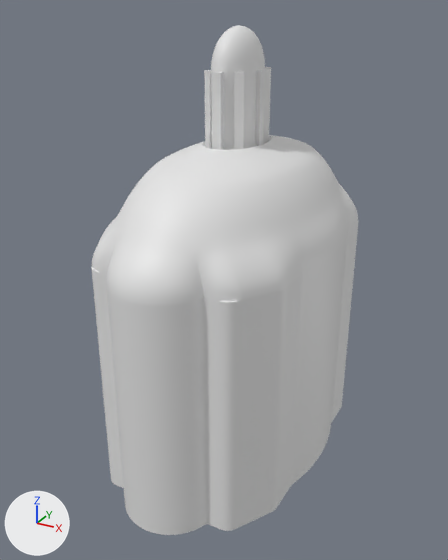
Two versions of the glTF model models/grammar/grammar_45.glb, one commit apart.
Rendered twice from a camera (50 mm lens) standing at (2.55, -4.89, 4.14) and looking at (-0.06, -0.15, 1.77). The lights are fixed; the arrows at lower left show +X, +Y and +Z. The picture after the commit comes second.

The first picture shows 'cupola_0', 'lantern_0', 'lantern_col', 'vault_0', 'walls'.
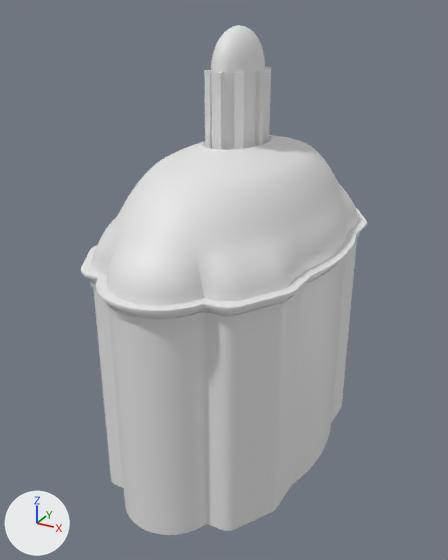
What differs and where, as boxes [x1, y1, x2, y2] in the pictures (448 x 560 px):
'cornice_out', added
    after: [81, 208, 367, 324]

Edits to the bpy script that builds the scene:
```text
Add me_cornice_out:
    me_cornice_out.from_pydata(...)  # 2880 vertices, 5760 faces; spans x -1.05..1.05, y -1.75..1.75, z 2.05..2.18
Add ob_cornice_out:
    ob_cornice_out = bpy.data.objects.new('cornice_out', me_cornice_out)
    ob_cornice_out.location = (0.0, 0.0, 0.0)
```
